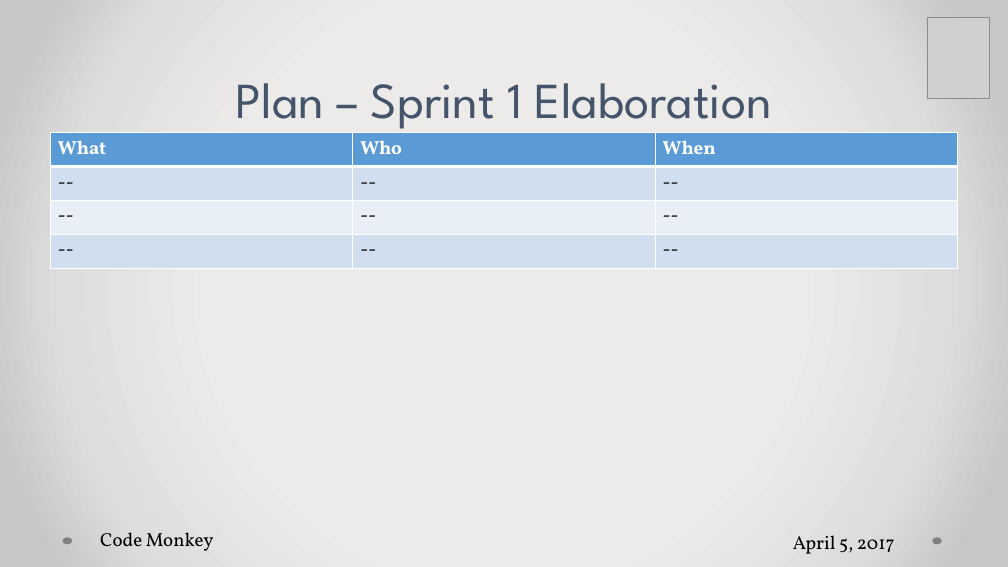
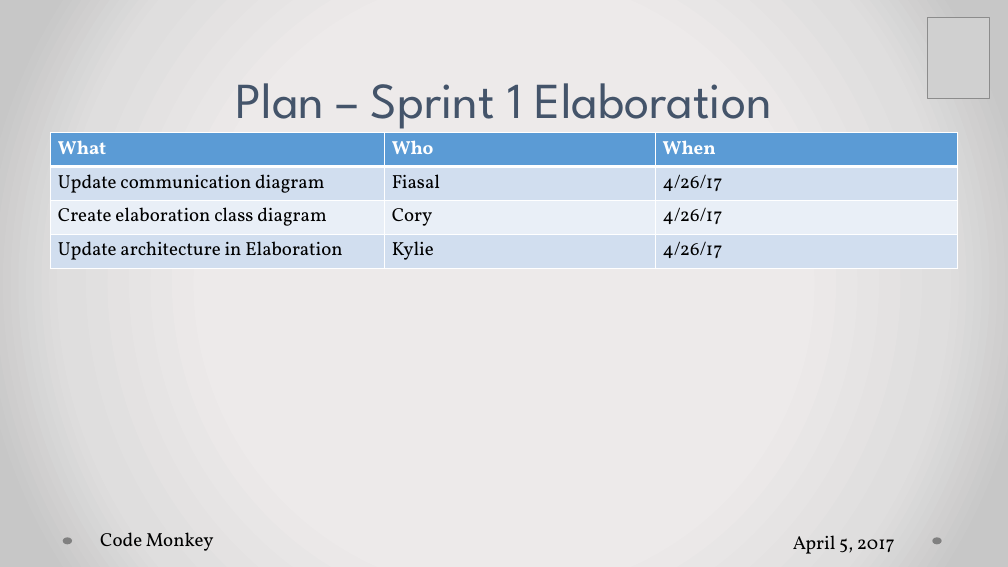
Before and after one commit to falsabhan/D.Eco, a slide deck: slide 12 of Sprint1Presentation.pptx. Drawn at 1008x567 pixels with LibreOffice and Linux fonts; fonts in the diff are those of the drawing; grey boxes stand for pictures. Boxes give left, top, right and bottom in pixels: in the first picture for what was removed or moved away, otherwise in the second. Text is boxed around its words. In the diff, an @@ line names an element or a change of style, - is before the commit and + after.

Commit message:
Added Elaboration Plan slides to Sprint1Presentation

```diff
--- a/Sprint1Presentation.pptx
+++ b/Sprint1Presentation.pptx
@@ table at (51, 132, 958, 264) @@
-row 2: -- | -- | --
+row 2: Update communication diagram | Fiasal | 4/26/17
-row 3: -- | -- | --
+row 3: Create elaboration class diagram | Cory | 4/26/17
-row 4: -- | -- | --
+row 4: Update architecture in Elaboration | Kylie | 4/26/17
```
Also in this commit, not shown: 1 slide added.
